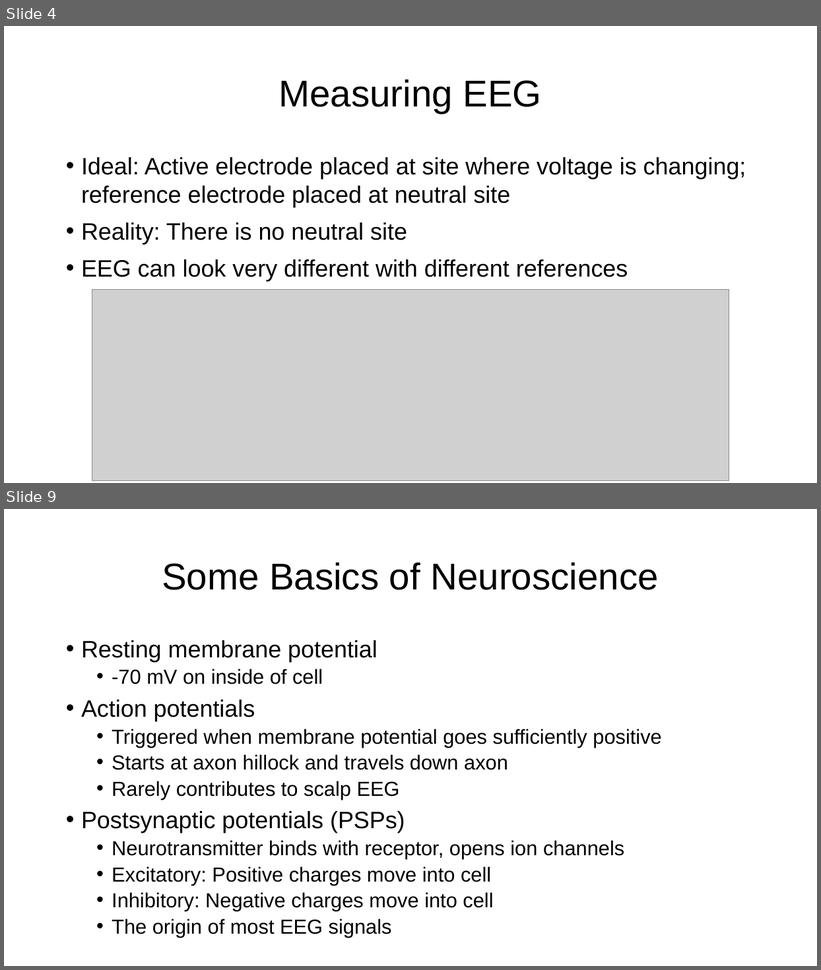
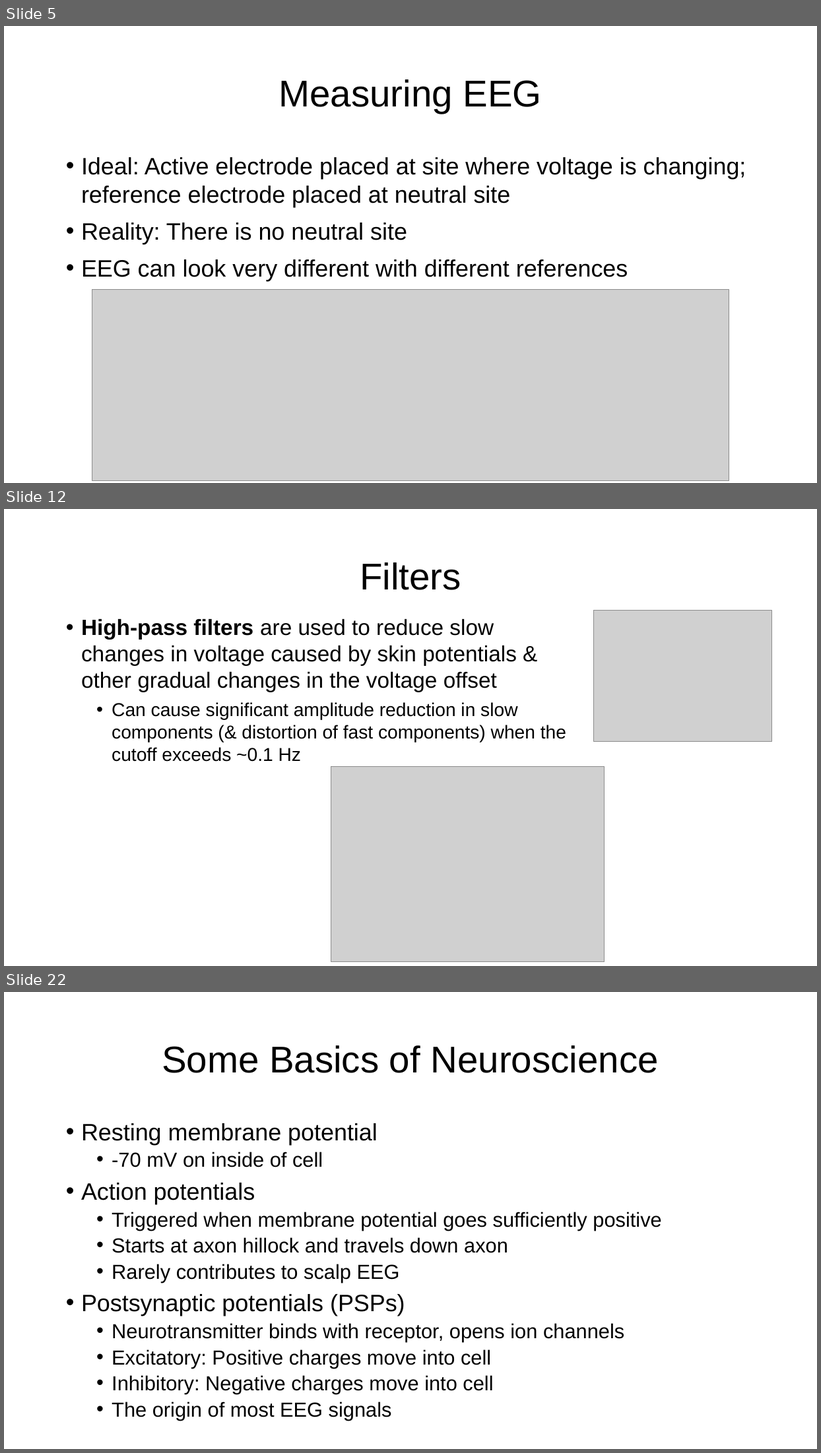
Before and after one commit to ssheldo/EEG_process_talk, a slide deck: EEG_Processing_Presentation.pptx. Shown one above the other, each under a label of ours: slides 4 and 9 before the commit, slides 5, 12 and 22 after it; the slides between them are not shown. The pictures are 821x970 and 821x1453 pixels, drawn with LibreOffice and Linux fonts; fonts in the diff are those of the drawing; grey boxes stand for pictures. Boxes give left, top, right and bottom in pixels: in the first picture for what was removed or moved away, otherwise in the second. Text is boxed around its words. In the diff, an @@ line names an element or a change of style, - is before the commit and + after.

```diff
--- a/EEG_Processing_Presentation.pptx
+++ b/EEG_Processing_Presentation.pptx
@@ slide 12 added at bbox=[4, 509, 817, 966], background #FFFFFF @@
@@ title added at bbox=[360, 562, 461, 590], 44 pt, text #000000 @@
+Filters
@@ text added at bbox=[81, 619, 566, 762], 26 pt, text #000000 @@
+• High-pass filters are used to reduce slow changes in voltage caused by skin potentials & other gradual changes in the voltage offset
+  • Can cause significant amplitude reduction in slow components (& distortion of fast components) when the cutoff exceeds ~0.1 Hz
@@ picture added at bbox=[594, 611, 773, 742] @@
@@ picture added at bbox=[331, 767, 604, 963] @@
@@ what was slide 4 is now slide 5 @@
@@ what was slide 9 is now slide 22 @@
```
Also in this commit, not shown: 4 slides changed, 20 other slides added, 1 slide removed, 4 other files.
